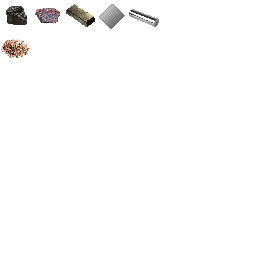
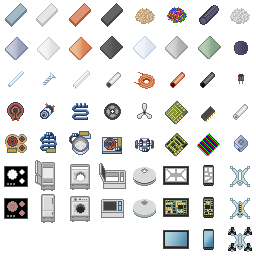
Layers edited between the first and the second 256×256 image:
removed group "Питание" (1 layers) over bbox(1, 39, 30, 58)
renamed "Слой 4" to "Materials", moved it out of group "Питание", painted on it over bbox(1, 3, 252, 252)
removed group "Металлургия" (5 layers) over bbox(6, 4, 159, 29)
removed layer "Стальной стержень" from group "Металлургия" over bbox(129, 9, 159, 27)
removed layer "Стальная пластина" from group "Металлургия" over bbox(99, 4, 125, 29)
removed layer "Сталь" from group "Металлургия" over bbox(66, 4, 95, 27)
removed layer "Железная руда" from group "Металлургия" over bbox(35, 8, 60, 23)
removed layer "Уголь" from group "Металлургия" over bbox(6, 6, 27, 25)
